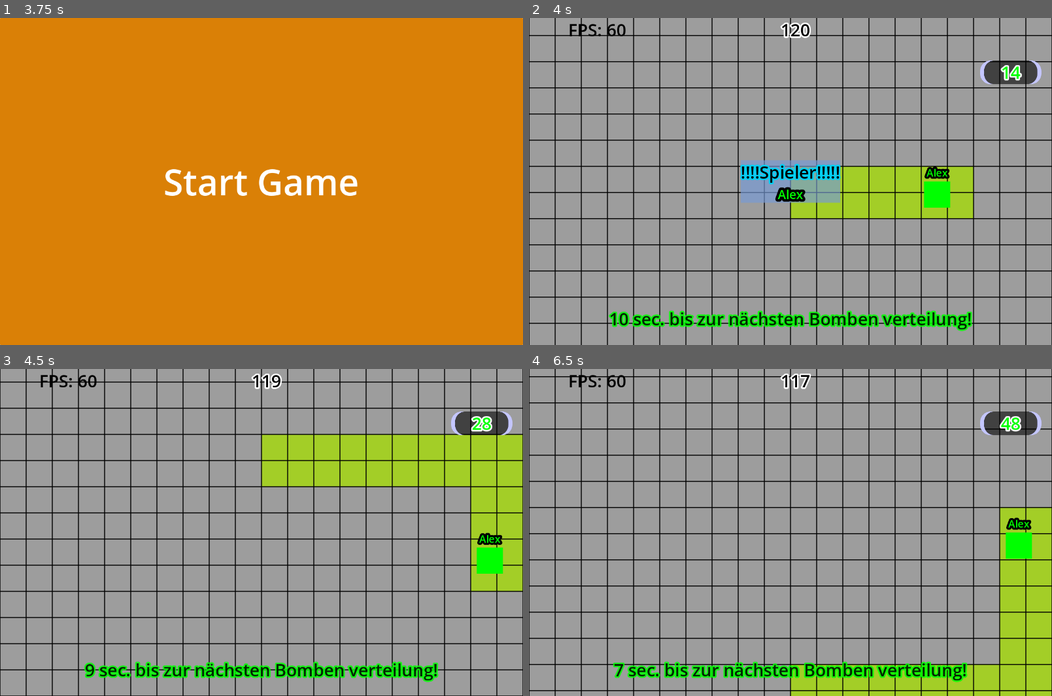
Above: before the commit, frames 1-4 (two rows, left to right).
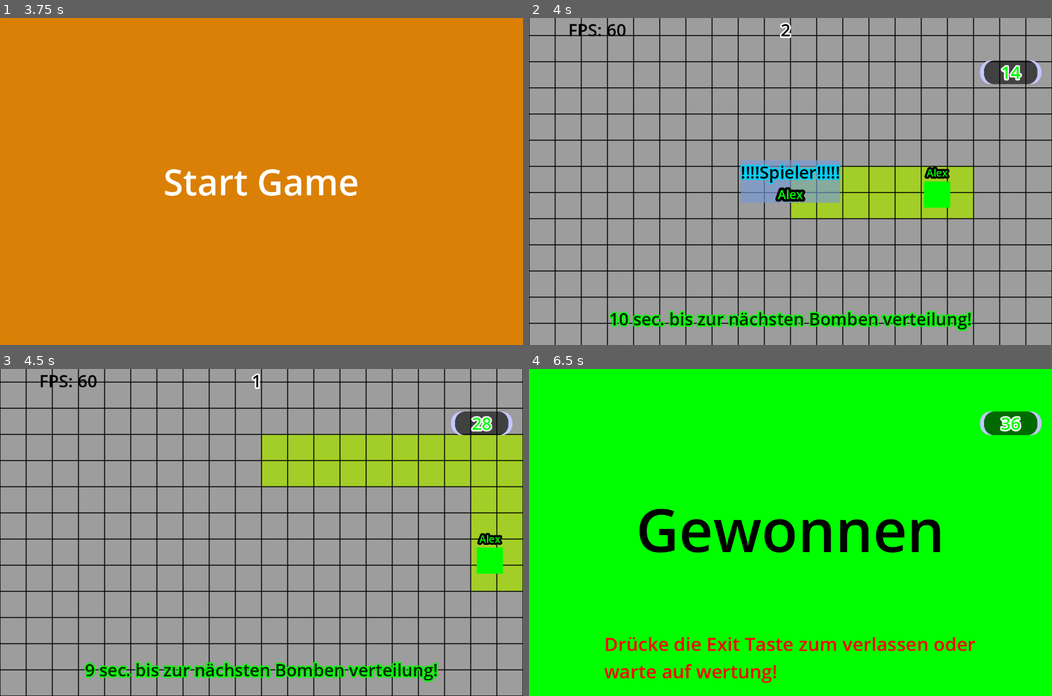
Above: after the commit, the same moments.

Repository: NIK-98/Paint_The_Ground
Game: Godot game, scene res://sceens/level.tscn
The game is run twice, just before and just after one commit, with the same random seed, the same clock (stepped at 60 frames per second) and the same inputs. This scene is started directly instead of the project's main scene.
Inputs (mouse positions are in pixels of both pictures, inside the frame that each line leads up to):
- Up to frame 1 (3.75 s): click (261, 34) at 0.52 s; type "Alex" at 0.6 s; click "Start Game" at 1.25 s; click "Start Game" at 2 s; click "Bestätiegen" at 2.75 s; tap Enter at 3.5 s; move the mouse to (376, 165) at 3.52 s; hold D (right) from 3.53 s (still down); hold Tab (Info) from 3.53 s (still down); click (376, 165) at 3.67 s
- Up to frame 2 (4 s): keep holding D (right); keep holding Tab (Info)
- Up to frame 3 (4.5 s): move the mouse to (156, 548) at 4.27 s; release D (right) at 4.28 s; release Tab (Info) at 4.28 s; hold S (down) from 4.28 s (still down); tap Tab (Info) at 4.35 s
- Up to frame 4 (6.5 s): tap Space at 5 s; move the mouse to (842, 460) at 5.02 s; release S (down) at 5.03 s; hold D (right) 5.03-5.78 s; hold Tab (Info) 5.03-5.78 s; tap Enter at 5.75 s; move the mouse to (764, 597) at 5.77 s; hold W (up) from 5.78 s (still down); tap Tab (Info) at 5.85 s; click (764, 597) at 5.92 s

Frame 1 is identical in both runs. In frame 2, 0.2% of the frame differs, in the area x 48-54%, y 1-7%; in frame 3, 0.1%; in frame 4, 99%, in the area x 0-100%, y 0-100%.
Error in both runs: Attempt to call function 'get_node' in base 'null instance' on a null instance. (res://scripts/level.gd:177)

Commit message:
kleinere debug meldung gefixt

Diff:
--- a/sceens/level.tscn
+++ b/sceens/level.tscn
@@ -344,7 +344,7 @@
 [node name="Scoreboard" parent="." instance=ExtResource("17_4co2s")]
 
 [node name="Timer" type="Timer" parent="." groups=["timer"]]
-wait_time = 120.0
+wait_time = 2.0
 
 [node name="Timerende" type="Timer" parent="."]
 wait_time = 3.0
--- a/scripts/scoreboard.gd
+++ b/scripts/scoreboard.gd
@@ -24,7 +24,7 @@
 	Scoreboard_List.append(NewScoreEintrag)
 	Scoreboard_List.sort_custom(sort_scoreboard)
 	for eintrag in range(len(Scoreboard_List)):
-		if get_node(str("CanvasLayer/CenterContainer/PanelContainer/MarginContainer/VBoxContainer/ScrollContainer/VBoxContainer/HBoxContainer",eintrag)) == null:
+		if not get_node("CanvasLayer/CenterContainer/PanelContainer/MarginContainer/VBoxContainer/ScrollContainer/VBoxContainer").has_node(str("HBoxContainer",eintrag)):
 			var newnode = get_node("CanvasLayer/CenterContainer/PanelContainer/MarginContainer/VBoxContainer/ScrollContainer/VBoxContainer/HBoxContainer0").duplicate()
 			$"CanvasLayer/CenterContainer/PanelContainer/MarginContainer/VBoxContainer/ScrollContainer/VBoxContainer/".add_child(newnode)
 			newnode.name = str("HBoxContainer",eintrag)
